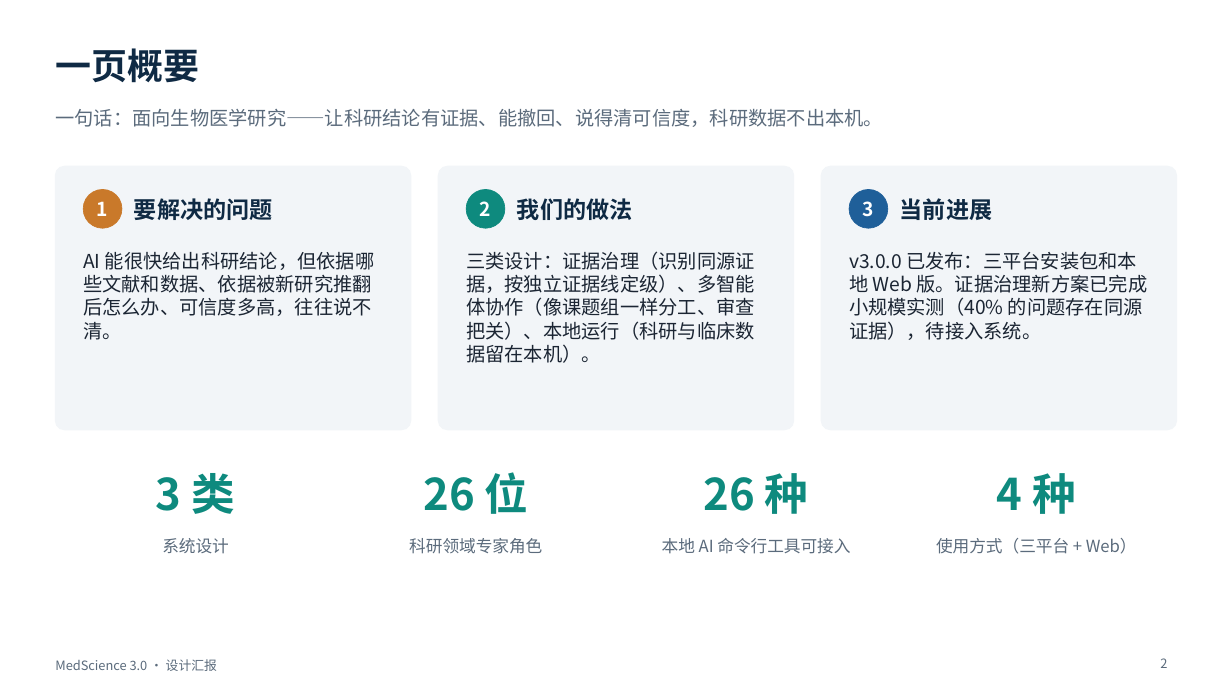
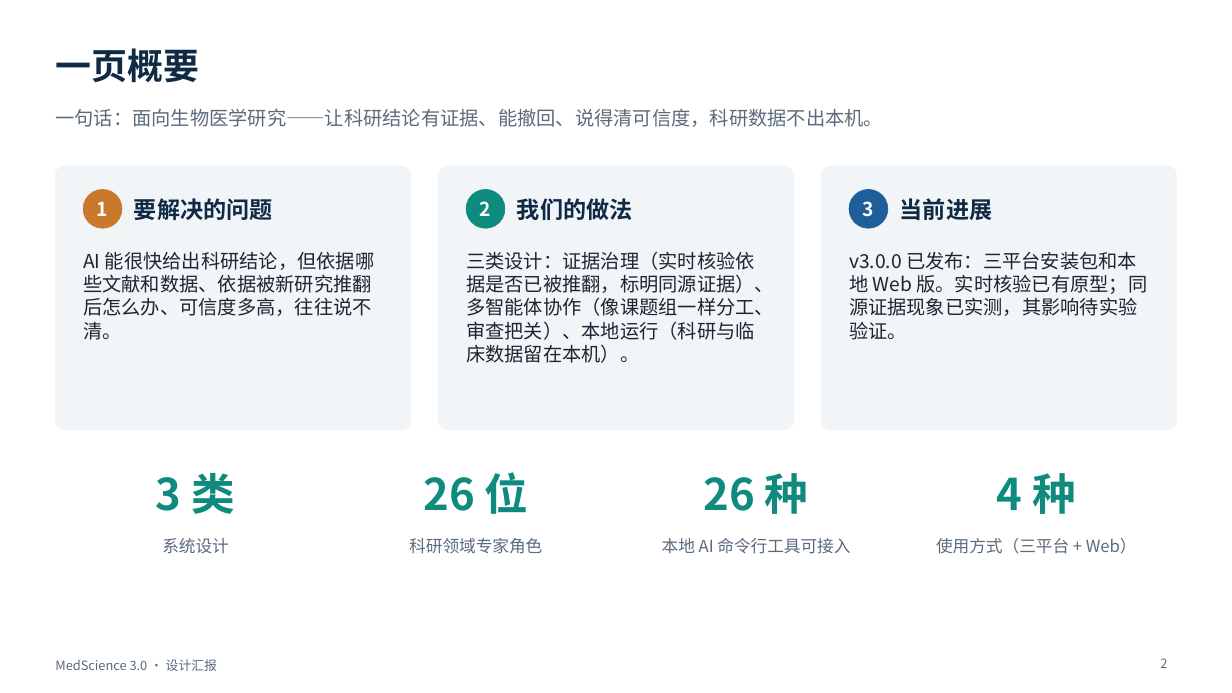
Before and after one commit to BenjaminDuo/MedScience, a slide deck: slide 2 of docs/presentation/MedScience-3.0-设计汇报.pptx. Drawn at 1232x693 pixels with LibreOffice and Linux fonts; fonts in the diff are those of the drawing. Boxes give left, top, right and bottom in pixels: in the first picture for what was removed or moved away, otherwise in the second. Text is boxed around its words. In the diff, an @@ line names an element or a change of style, - is before the commit and + after.

```diff
--- a/docs/presentation/MedScience-3.0-设计汇报.pptx
+++ b/docs/presentation/MedScience-3.0-设计汇报.pptx
@@ text at (466,251,774,363): text changed @@
-三类设计：证据治理（识别同源证据，按独立证据线定级）、多智能体协作（像课题组一样分工、审查把关）、本地运行（科研与临床数据留在本机）。
+三类设计：证据治理（实时核验依据是否已被推翻，标明同源证据）、多智能体协作（像课题组一样分工、审查把关）、本地运行（科研与临床数据留在本机）。
@@ text at (849,252,1147,340): text changed @@
-v3.0.0 已发布：三平台安装包和本地 Web 版。证据治理新方案已完成小规模实测（40% 的问题存在同源证据），待接入系统。
+v3.0.0 已发布：三平台安装包和本地 Web 版。实时核验已有原型；同源证据现象已实测，其影响待实验验证。
```
Also in this commit, not shown: 7 other slides changed, 7 other files.
